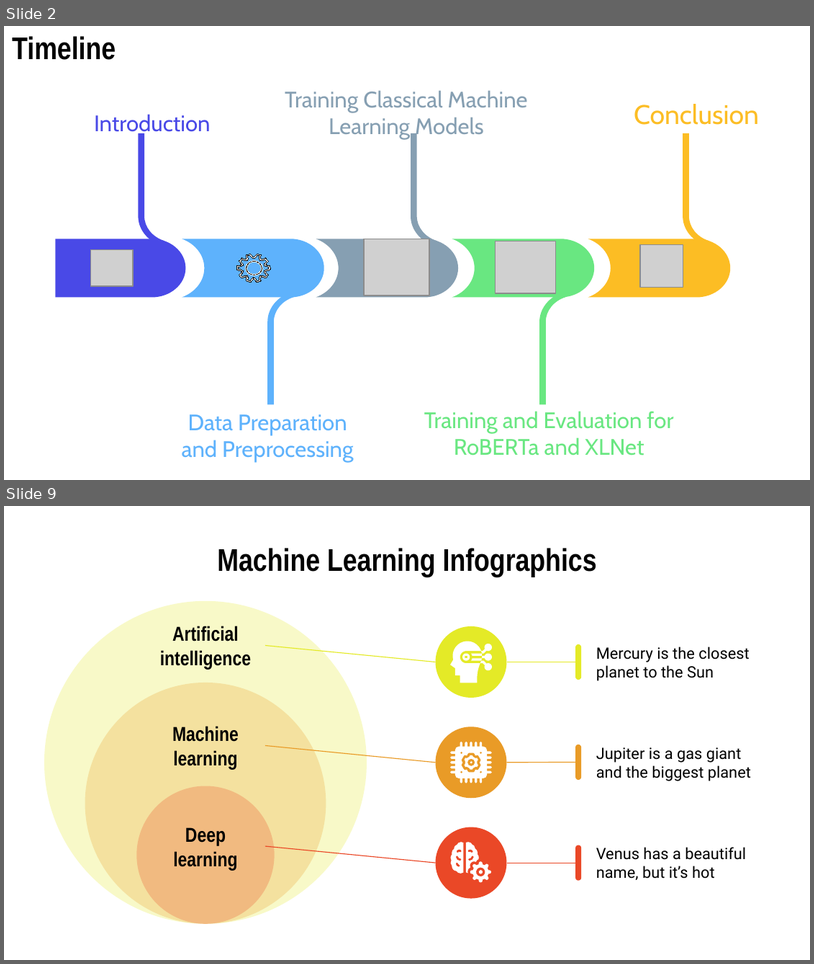
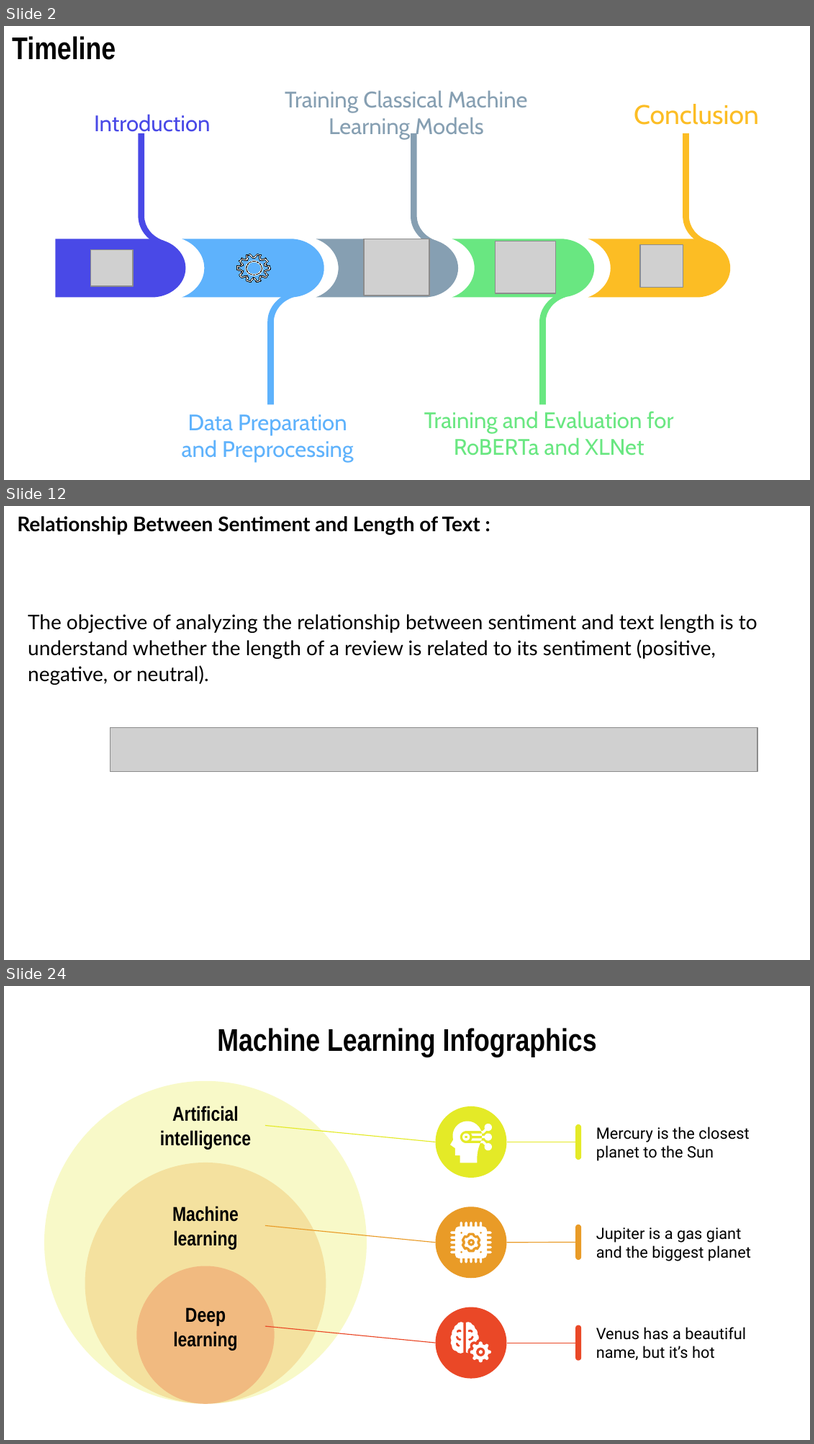
Before and after one commit to elghallali/Customer-Reviews-Classification, a slide deck: reports/Machine Learning Infographics by Slidesgo.pptx. Shown one above the other, each under a label of ours: slides 2 and 9 before the commit, slides 2, 12 and 24 after it; the slides between them are not shown. The pictures are 814x964 and 814x1444 pixels, drawn with LibreOffice and Linux fonts; fonts in the diff are those of the drawing; grey boxes stand for pictures. Boxes give left, top, right and bottom in pixels: in the first picture for what was removed or moved away, otherwise in the second. Text is boxed around its words. In the diff, an @@ line names an element or a change of style, - is before the commit and + after.

```diff
--- a/reports/Machine Learning Infographics by Slidesgo.pptx
+++ b/reports/Machine Learning Infographics by Slidesgo.pptx
@@ slide 12 added at (x1=4, y1=506, x2=810, y2=960), background #FFFFFF @@
@@ title added at (x1=17, y1=516, x2=481, y2=535), 18 pt, text #000000, bold @@
+Relationship Between Sentiment and Length of Text :
@@ text added at (x1=28, y1=614, x2=758, y2=685), 18 pt, text #000000 @@
+The objective of analyzing the relationship between sentiment and text length is to understand whether the length of a review is related to its sentiment (positive, negative, or neutral).
@@ picture added at (x1=111, y1=728, x2=758, y2=772) @@
@@ what was slide 9 is now slide 24 @@
```
Also in this commit, not shown: 23 slides changed, 15 other slides added, 1 slide removed, 16 other files.
